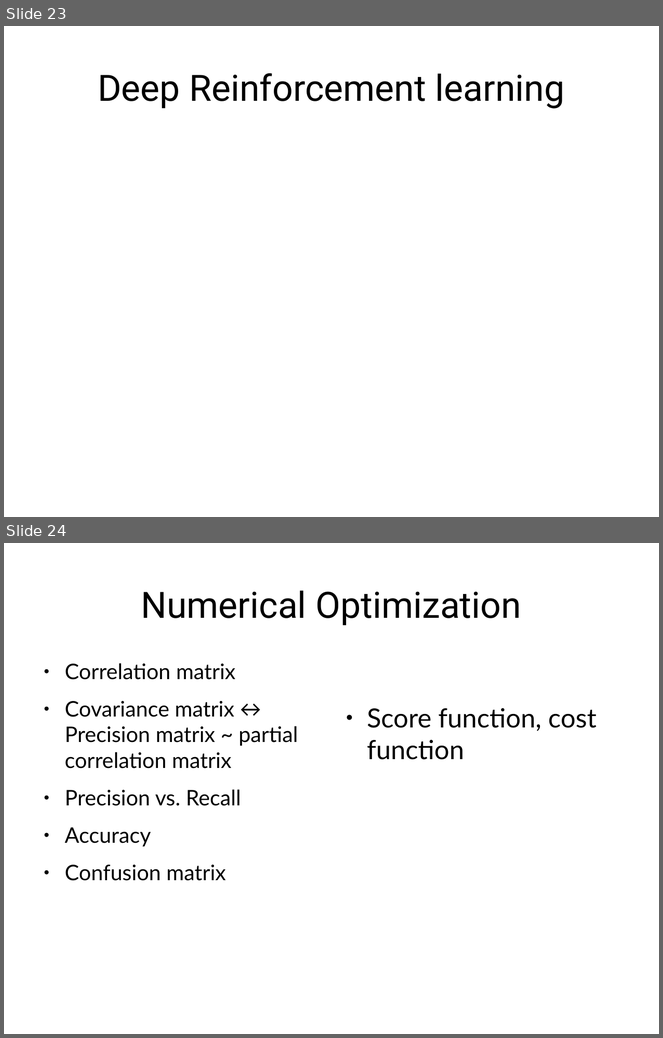
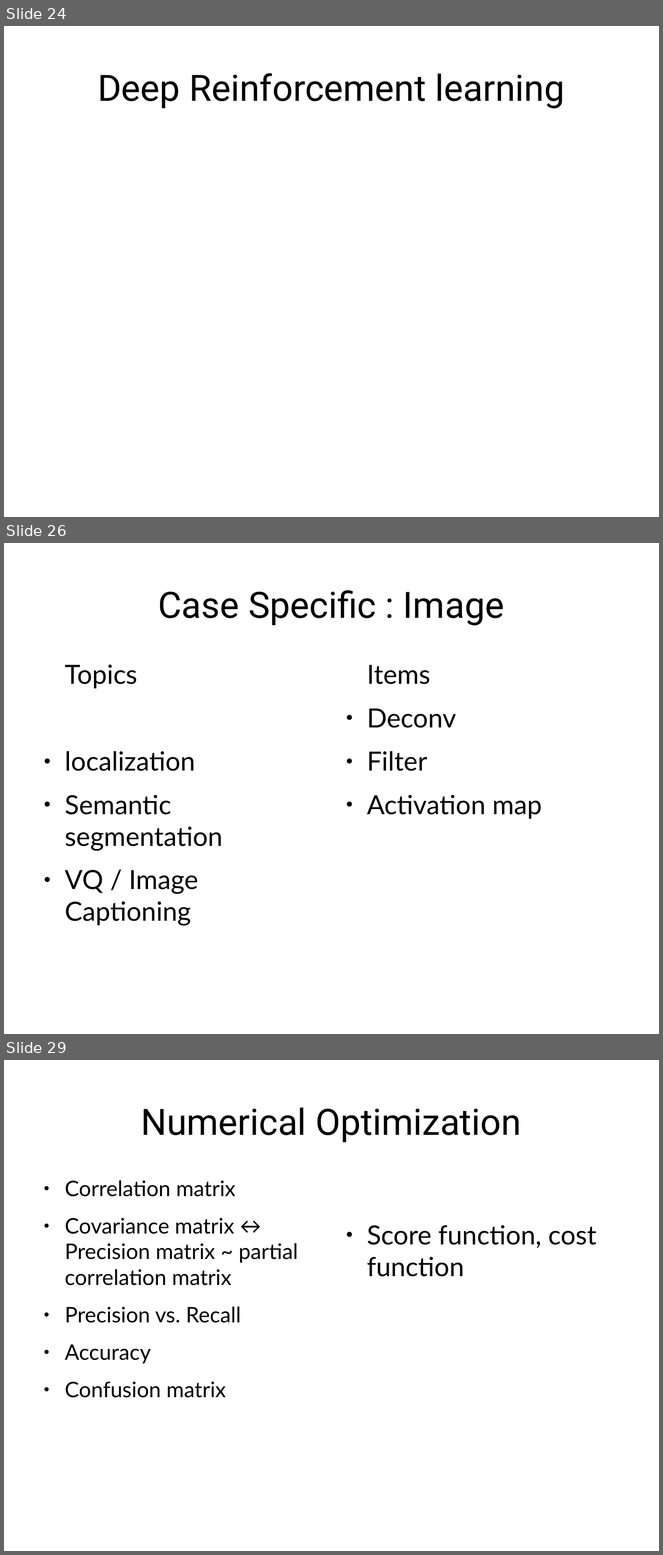
Before and after one commit to TedJeong/vipidly-vociferous, a slide deck: notes/머신러닝부터최적화문제까지.odp. Shown one above the other, each under a label of ours: slides 23 and 24 before the commit, slides 24, 26 and 29 after it; the slides between them are not shown. The pictures are 663x1038 and 663x1555 pixels, drawn with LibreOffice and Linux fonts; fonts in the diff are those of the drawing. Boxes give left, top, right and bottom in pixels: in the first picture for what was removed or moved away, otherwise in the second. Text is boxed around its words. In the diff, an @@ line names an element or a change of style, - is before the commit and + after.

```diff
--- a/notes/머신러닝부터최적화문제까지.odp
+++ b/notes/머신러닝부터최적화문제까지.odp
@@ slide 26 added at (4, 543, 659, 1034), background #FFFFFF @@
@@ title added at (158, 590, 504, 626), 44 pt, text #000000 @@
+Case Specific : Image
@@ text added at (65, 665, 222, 926), 32 pt, text #000000 @@
+Topics
+● localization
+● Semantic segmentation
+● VQ / Image Captioning
@@ text added at (367, 665, 542, 819), 32 pt, text #000000 @@
+Items
+● Deconv
+● Filter
+● Activation map
@@ what was slide 23 is now slide 24 @@
@@ what was slide 24 is now slide 29 @@
```
Also in this commit, not shown: 1 slide changed, 5 other slides added, 1 slide removed, 9 other files.
